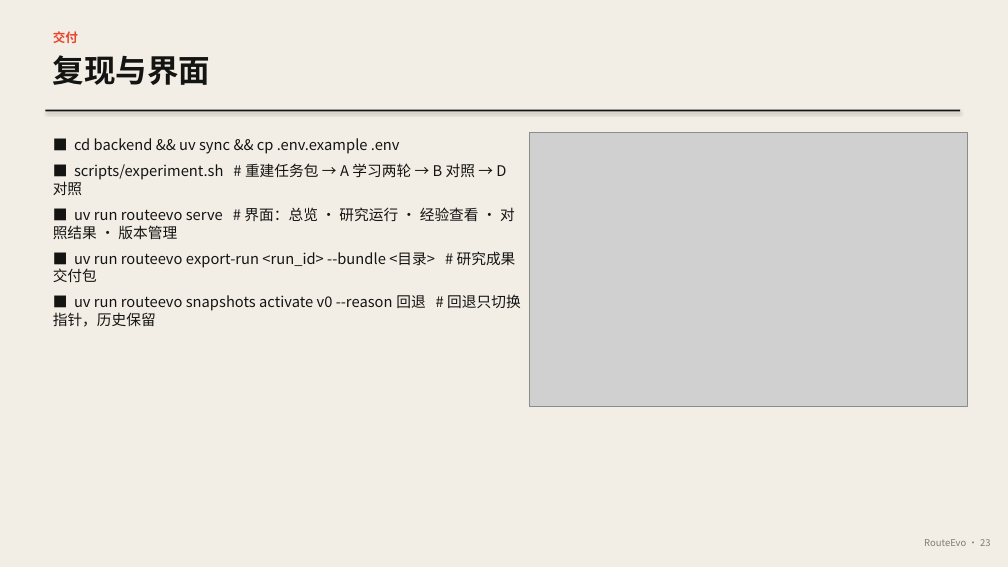
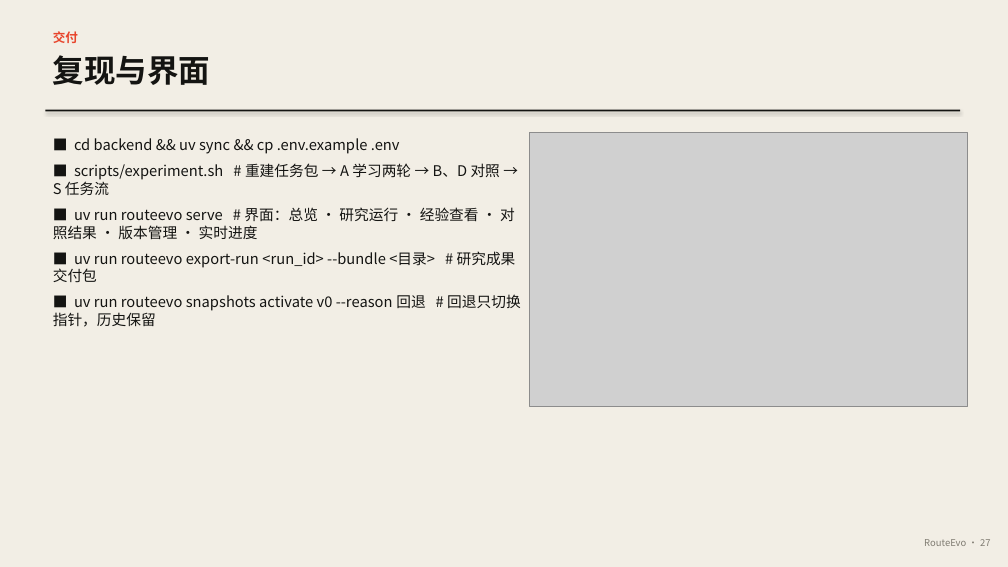
Before and after one commit to bohack-2026-hw/QuotaCrux, a slide deck: slide 27 of docs/RouteEvo.pptx (slide 23 before the commit). Drawn at 1008x567 pixels with LibreOffice and Linux fonts; fonts in the diff are those of the drawing; grey boxes stand for pictures. Boxes give left, top, right and bottom in pixels: in the first picture for what was removed or moved away, otherwise in the second. Text is boxed around its words. In the diff, an @@ line names an element or a change of style, - is before the commit and + after.

```diff
--- a/docs/RouteEvo.pptx
+++ b/docs/RouteEvo.pptx
@@ text at box(53, 163, 515, 239): text changed @@
-■ scripts/experiment.sh # 重建任务包 → A 学习两轮 → B 对照 → D 对照
-■ uv run routeevo serve # 界面：总览 · 研究运行 · 经验查看 · 对照结果 · 版本管理
+■ scripts/experiment.sh # 重建任务包 → A 学习两轮 → B、D 对照 → S 任务流
+■ uv run routeevo serve # 界面：总览 · 研究运行 · 经验查看 · 对照结果 · 版本管理 · 实时进度
```
Also in this commit, not shown: 9 other slides changed, 4 slides added, 8 other files.
